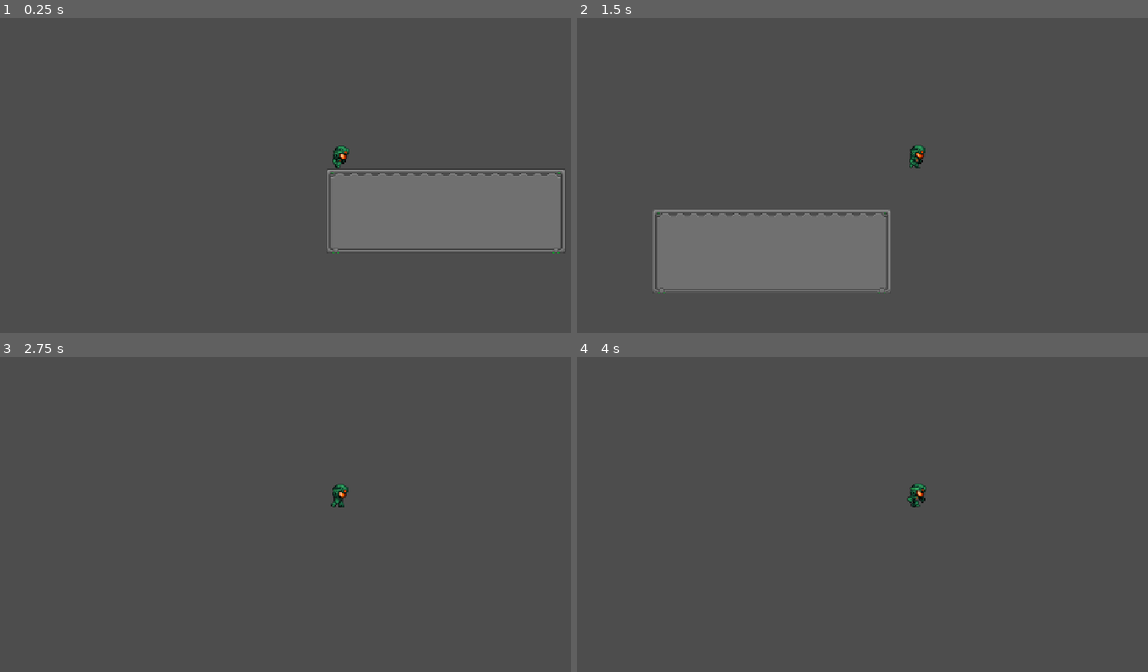
Above: before the commit, frames 1-4 (two rows, left to right).
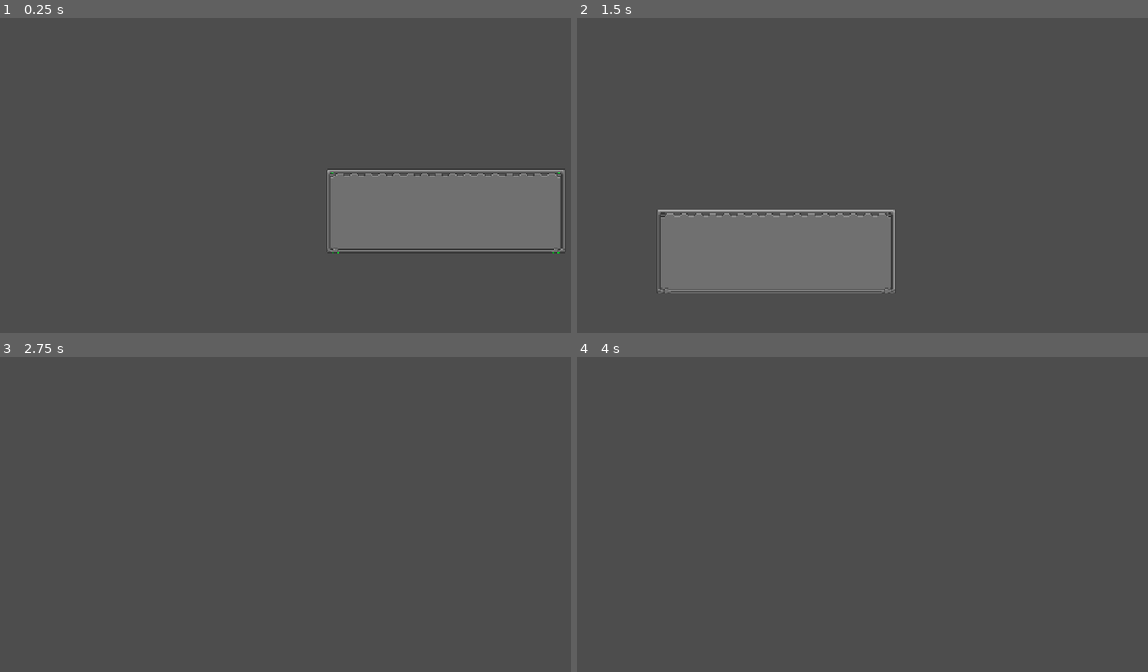
Above: after the commit, the same moments.

Repository: abdullahrasalkar/astra
Game: Godot game, scene res://scenes/level_1.tscn
Two runs of this game, one before a commit and one after it. Both use one fixed random seed, a clock stepped at 60 frames per second and the inputs below.
Inputs:
- Up to frame 1 (0.25 s): no input
- Up to frame 2 (1.5 s): tap Enter (ui_accept) at 0.5, 0.77, 0.8, 1.07, 1.35 s; hold Right (ui_right) from 0.53 s (still down); tap R (Rewind, bound only after the commit) at 0.6 s
- Up to frame 3 (2.75 s): tap Enter (ui_accept) at 1.52, 1.82, 2.3 s; tap R (Rewind, bound only after the commit) at 1.55, 2.1 s; release Right (ui_right) at 2.03 s; hold Left (ui_left) from 2.03 s (still down)
- Up to frame 4 (4 s): release Left (ui_left) at 2.78 s; hold Right (ui_right) from 2.78 s (still down); tap R (Rewind, bound only after the commit) at 2.85 s; tap Enter (ui_accept) at 3.02, 3.32, 3.5, 3.6, 3.77 s

The runs differ from the first frame. In frame 1, 0.2% of the frame differs, in the area x 57-99%, y 40-75%; in frame 2, 1.2%, in the area x 13-62%, y 40-88%; in frame 3, 0.2%; in frame 4, 0.2%.

Commit message:
rewind

Diff:
--- a/project.godot
+++ b/project.godot
@@ -20,12 +20,21 @@
 window/stretch/mode="canvas_items"
 window/stretch/aspect="expand"
 
+[input]
+
+Rewind={
+"deadzone": 0.2,
+"events": [Object(InputEventKey,"resource_local_to_scene":false,"resource_name":"","device":-1,"window_id":0,"alt_pressed":false,"shift_pressed":false,"ctrl_pressed":false,"meta_pressed":false,"pressed":false,"keycode":0,"physical_keycode":82,"key_label":0,"unicode":114,"location":0,"echo":false,"script":null)
+]
+}
+
 [physics]
 
 3d/physics_engine="Jolt Physics"
 
 [rendering]
 
+textures/canvas_textures/default_texture_filter=0
 rendering_device/driver.windows="d3d12"
 renderer/rendering_method="gl_compatibility"
 renderer/rendering_method.mobile="gl_compatibility"
--- a/scenes/player.gd
+++ /dev/null
@@ -1,25 +0,0 @@
-extends CharacterBody2D
-
-
-const SPEED = 300.0
-const JUMP_VELOCITY = -400.0
-
-
-func _physics_process(delta: float) -> void:
-	# Add the gravity.
-	if not is_on_floor():
-		velocity += get_gravity() * delta
-
-	# Handle jump.
-	if Input.is_action_just_pressed("ui_accept") and is_on_floor():
-		velocity.y = JUMP_VELOCITY
-
-	# Get the input direction and handle the movement/deceleration.
-	# As good practice, you should replace UI actions with custom gameplay actions.
-	var direction := Input.get_axis("ui_left", "ui_right")
-	if direction:
-		velocity.x = direction * SPEED
-	else:
-		velocity.x = move_toward(velocity.x, 0, SPEED)
-
-	move_and_slide()
--- a/scripts/player.gd
+++ b/scripts/player.gd
@@ -9,10 +9,14 @@
 	# Add the gravity.
 	if not is_on_floor():
 		velocity += get_gravity() * delta
+		$AnimatedSprite2D.animation = "idle"
 
 	# Handle jump.
 	if Input.is_action_just_pressed("ui_accept") and is_on_floor():
 		velocity.y = JUMP_VELOCITY
+
+	if Input.is_action_just_pressed("Rewind"):
+		return
 
 	# Get the input direction and handle the movement/deceleration.
 	# As good practice, you should replace UI actions with custom gameplay actions.
--- /dev/null
+++ b/scripts/rewind.gd
@@ -0,0 +1,31 @@
+extends Node
+
+@export var target_node: Node2D
+var max_frames: int = 300
+var history: Array = []
+
+func _ready() -> void:
+	if not target_node:
+		target_node = get_parent()
+
+func _physics_process(delta: float) -> void:
+	if Input.is_action_pressed("rewind"):
+		rewind()
+	else:
+		record()
+
+func record() -> void:
+	var state: Dictionary = {
+		"pos": target_node.global_position,
+		"rot": target_node.global_rotation
+	}
+	history.append(state)
+
+	if history.size() > max_frames:
+		history.pop_front()
+
+func rewind() -> void:
+	if history.size() > 0:
+		var state: Dictionary = history.pop_back()
+		target_node.global_position = state["pos"]
+		target_node.global_rotation = state["rot"]
Not shown, removed: scenes/player.gd.uid
Not shown, added: scripts/rewind.gd.uid
